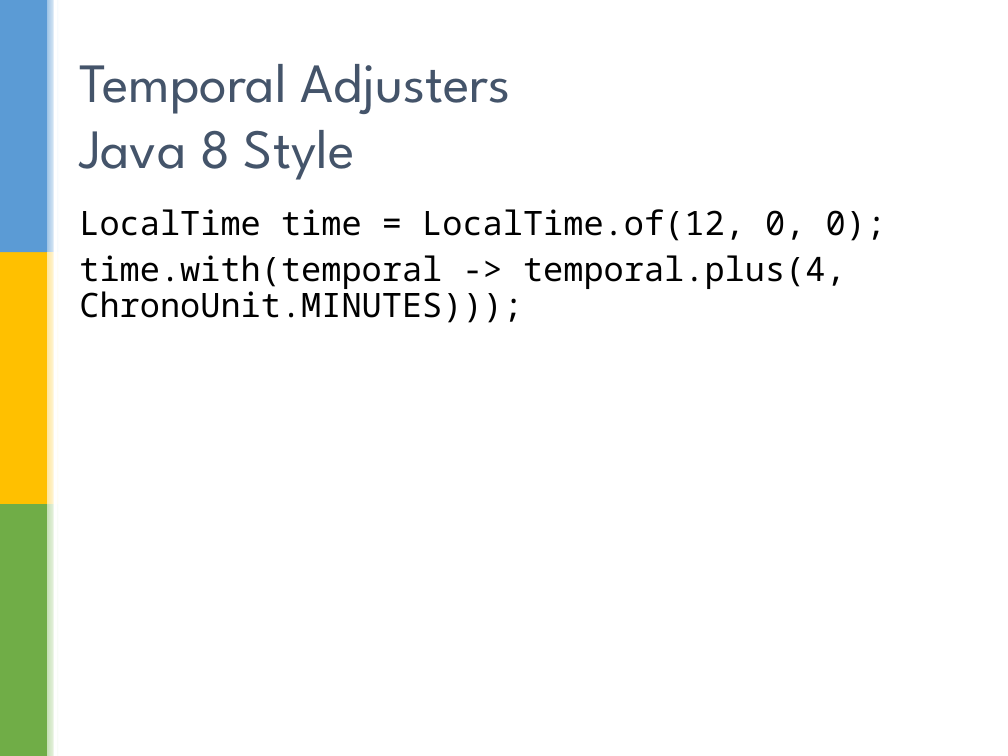
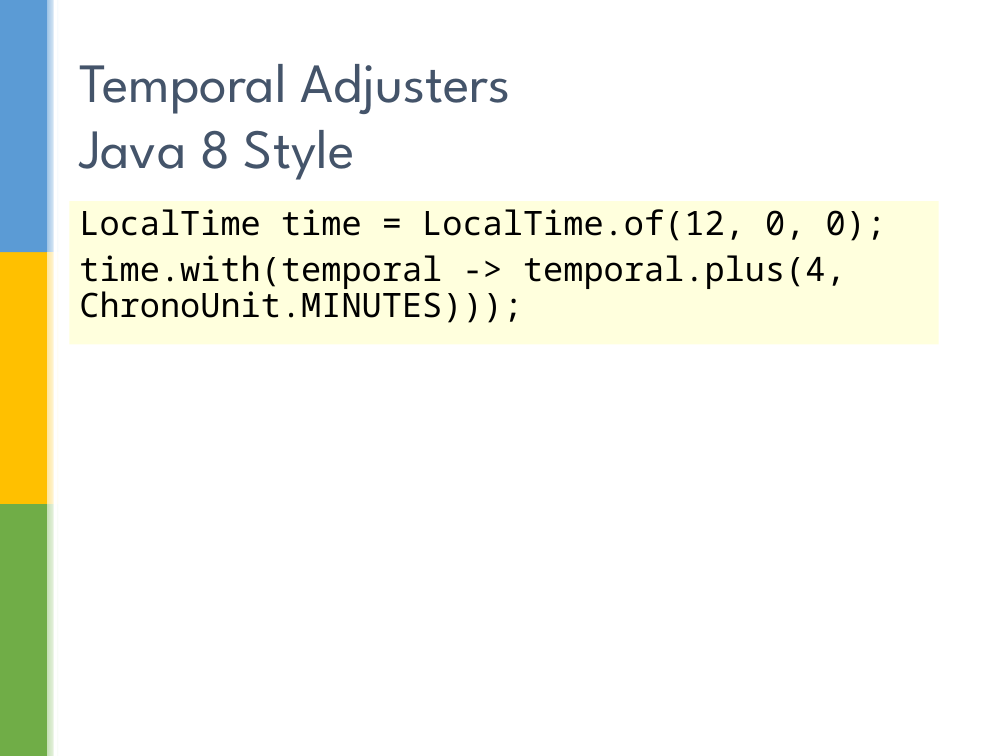
Before and after one commit to sualeh/make-a-date, a slide deck: slide 30 of Java 8 Date and Time API.pptx. Drawn at 1008x756 pixels with LibreOffice and Linux fonts; fonts in the diff are those of the drawing; background and template pictures are left out. Boxes give left, top, right and bottom in pixels: in the first picture for what was removed or moved away, otherwise in the second. Text is boxed around its words. In the diff, an @@ line names an element or a change of style, - is before the commit and + after.

```diff
--- a/Java 8 Date and Time API.pptx
+++ b/Java 8 Date and Time API.pptx
@@ text "LocalTime time = LocalTime.of(12, 0, ...": place and size @@
-text "LocalTime time = LocalTime.of(12, 0, ..." at bbox=[79, 209, 887, 323]
+text "LocalTime time = LocalTime.of(12, 0, ..." at bbox=[70, 202, 938, 345]
@@ text "LocalTime time = LocalTime.of(12, 0, ..." at bbox=[70, 202, 938, 345]: fill none to #FFFFDD @@
```
Also in this commit, not shown: 24 other slides changed, 1 slide added, 1 slide removed.
